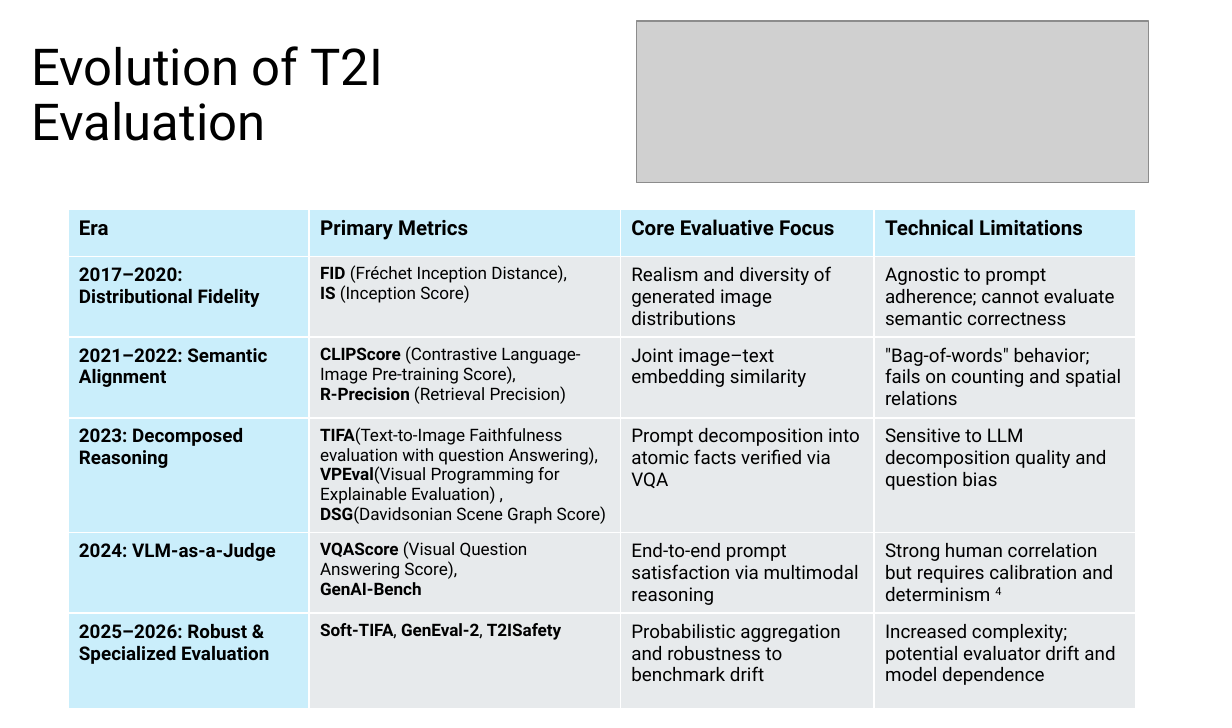
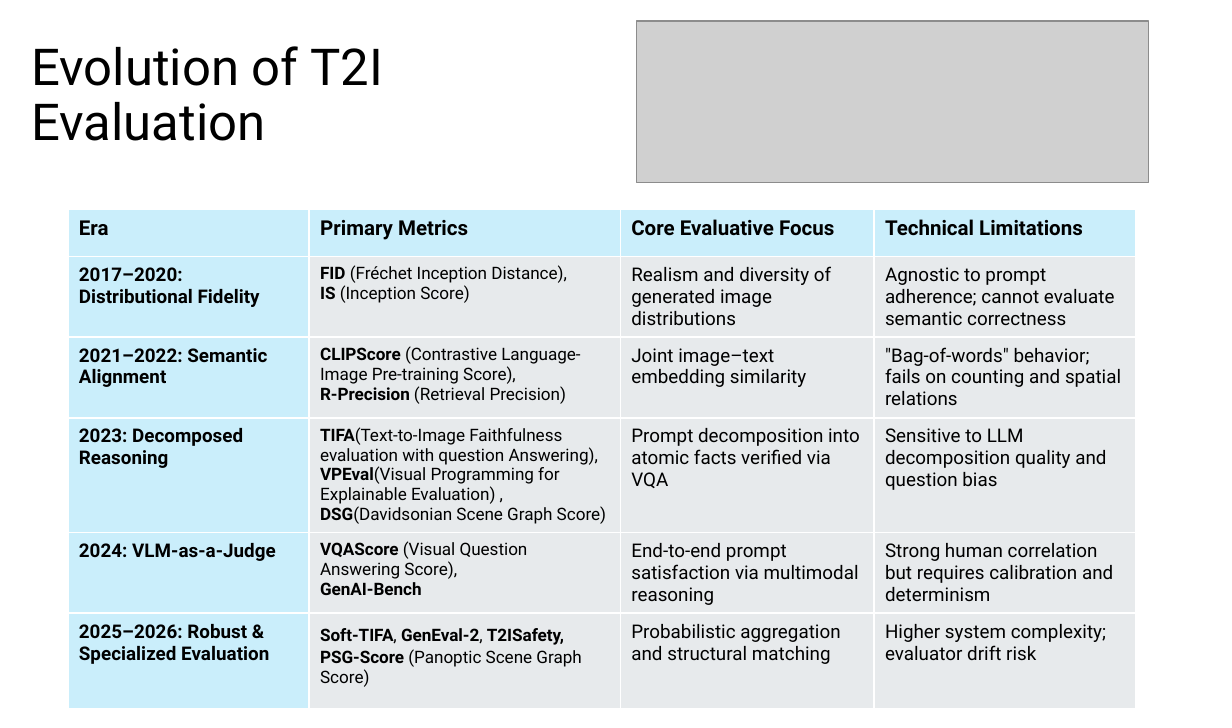
Before and after one commit to hshujuan/text_to_image_grader, a slide deck: slide 3 of TechnicalDocs/Text2Image_grader_JaneH_0126.pptx. Drawn at 1232x728 pixels with LibreOffice and Linux fonts; fonts in the diff are those of the drawing; grey boxes stand for pictures. Boxes give left, top, right and bottom in pixels: in the first picture for what was removed or moved away, otherwise in the second. Text is boxed around its words. In the diff, an @@ line names an element or a change of style, - is before the commit and + after.

```diff
--- a/TechnicalDocs/Text2Image_grader_JaneH_0126.pptx
+++ b/TechnicalDocs/Text2Image_grader_JaneH_0126.pptx
@@ table at bbox=[68, 209, 1137, 717] @@
-row 5, column 4: Strong human correlation but requires calibration and determinism 4
+row 5, column 4: Strong human correlation but requires calibration and determinism
-row 6: 2025–2026: Robust & Specialized Evaluation | Soft-TIFA, GenEval-2, T2ISafety | Probabilistic aggregation and robustness to benchmark drift | Increased complexity; potential evaluator drift and model dependence
+row 6: 2025–2026: Robust & Specialized Evaluation | Soft-TIFA, GenEval-2, T2ISafety, PSG-Score (Panoptic Scene Graph Score) | Probabilistic aggregation and structural matching | Higher system complexity; evaluator drift risk
```
Also in this commit, not shown: 2 other slides changed, 7 other files.
